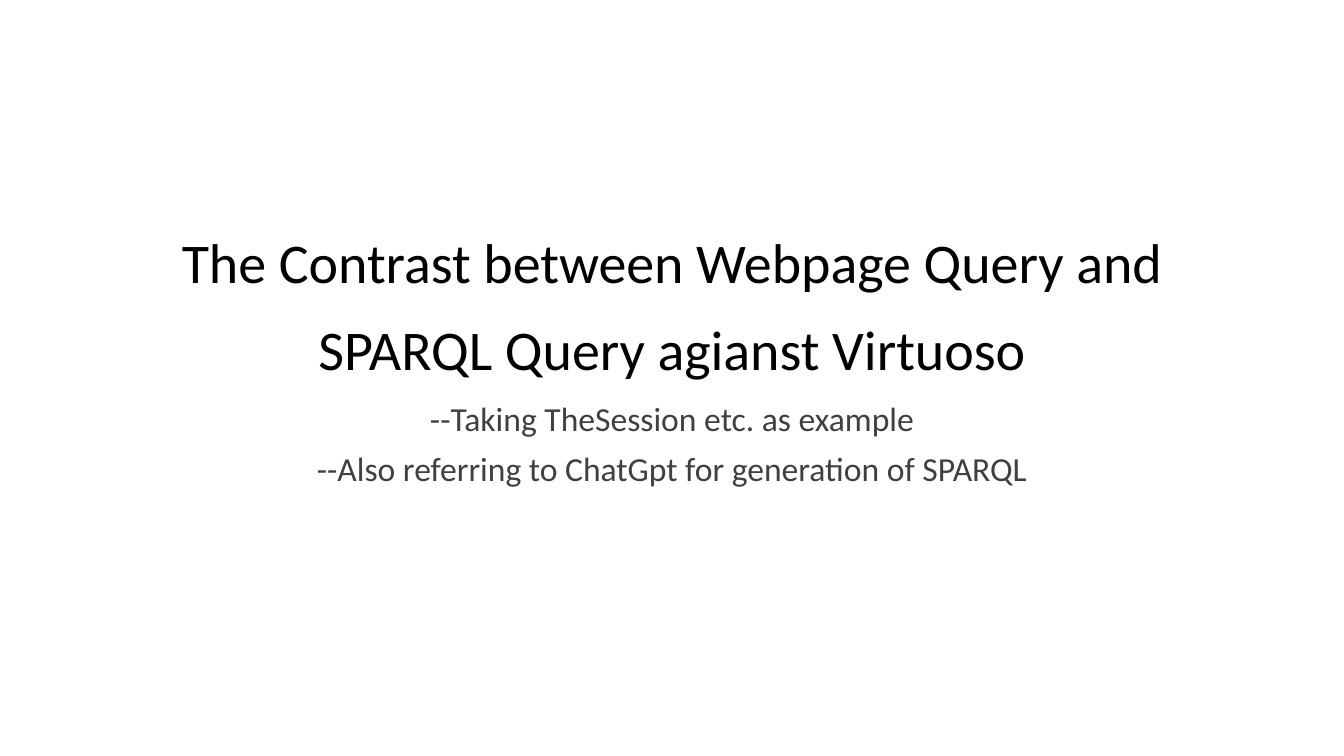
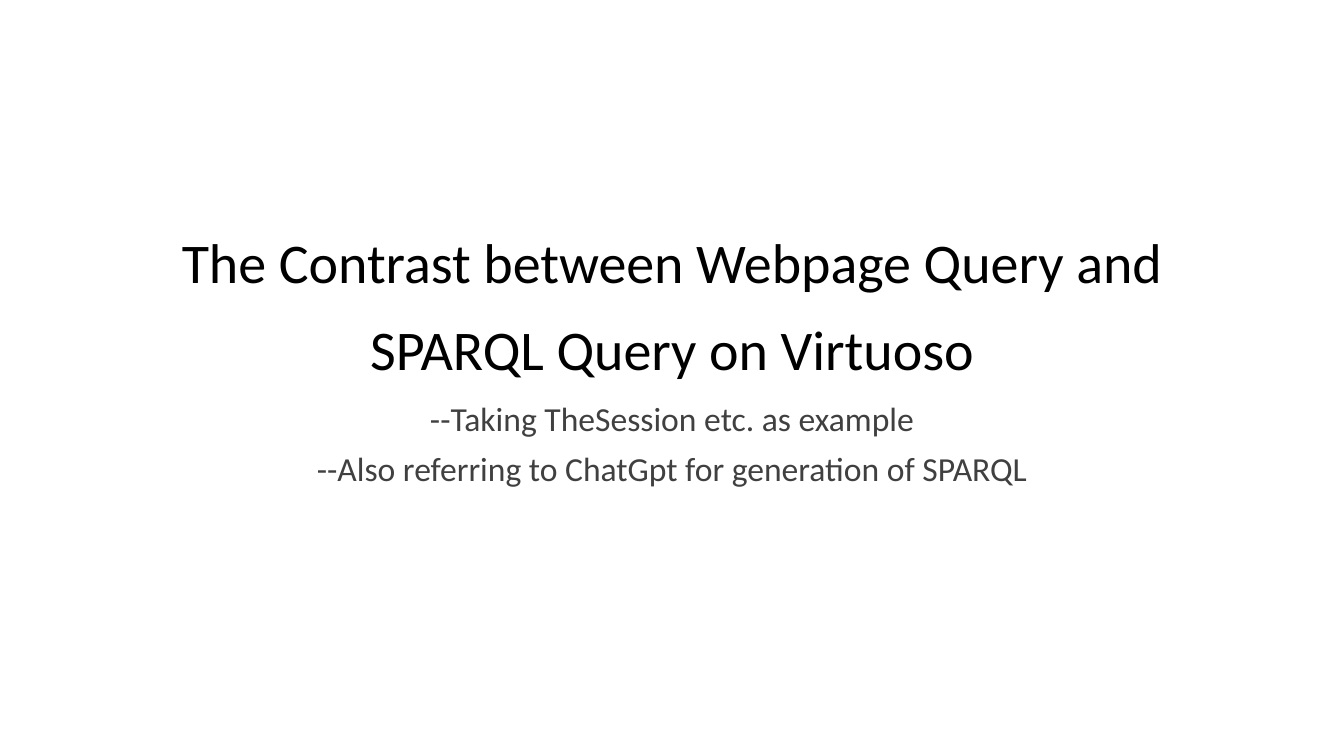
Before and after one commit to DDMAL/linkedmusic-queries, a slide deck: slide 1 of QueryContrast.ppt. Drawn at 1344x756 pixels with LibreOffice and Linux fonts; fonts in the diff are those of the drawing. Boxes give left, top, right and bottom in pixels: in the first picture for what was removed or moved away, otherwise in the second. Text is boxed around its words. In the diff, an @@ line names an element or a change of style, - is before the commit and + after.

```diff
--- a/QueryContrast.ppt
+++ b/QueryContrast.ppt
@@ title at box(182, 244, 1162, 379): text changed @@
-The Contrast between Webpage Query and SPARQL Query agianst Virtuoso
+The Contrast between Webpage Query and SPARQL Query on Virtuoso
```
